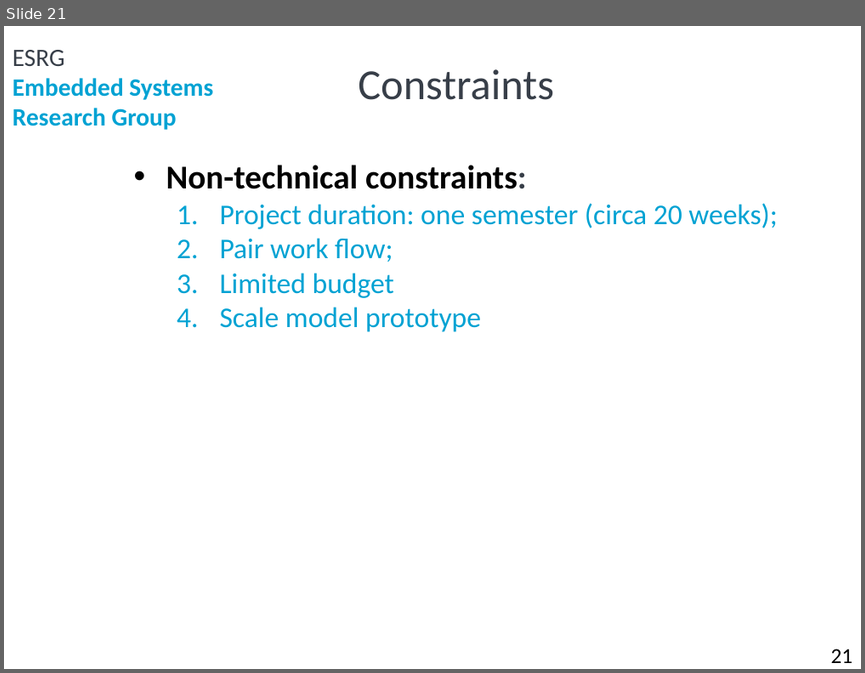
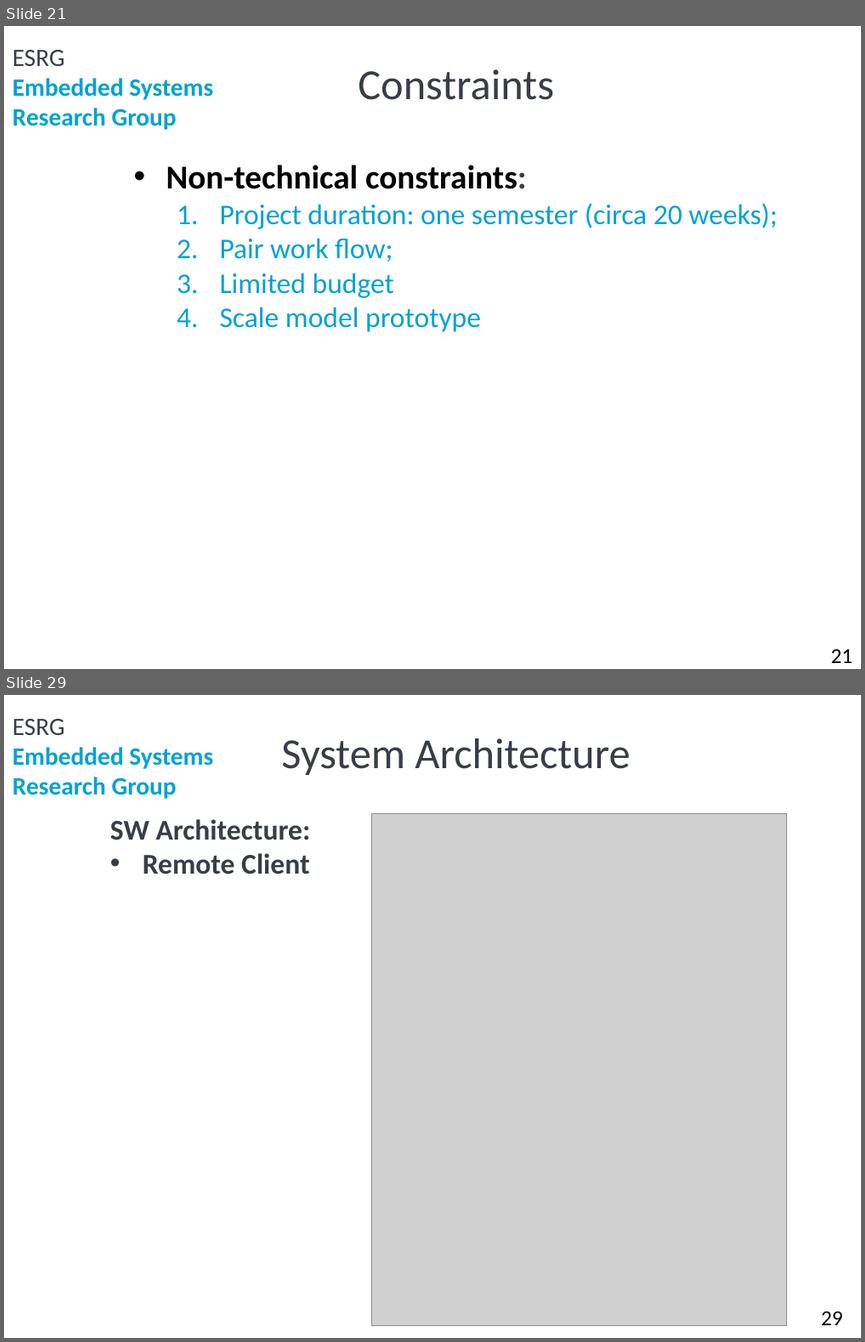
Before and after one commit to ElectroQuanta/MDO, a slide deck: Proj/presentations/Phase1_a50178_JosePires_a88258_HugoFreitas.pptx. Shown one above the other, each under a label of ours: slide 21 before the commit, slides 21 and 29 after it; the slides between them are not shown. The pictures are 865x673 and 865x1342 pixels, drawn with LibreOffice and Linux fonts; fonts in the diff are those of the drawing; grey boxes stand for pictures; background and template pictures are left out. Boxes give left, top, right and bottom in pixels: in the first picture for what was removed or moved away, otherwise in the second. Text is boxed around its words. In the diff, an @@ line names an element or a change of style, - is before the commit and + after.

```diff
--- a/Proj/presentations/Phase1_a50178_JosePires_a88258_HugoFreitas.pptx
+++ b/Proj/presentations/Phase1_a50178_JosePires_a88258_HugoFreitas.pptx
@@ slide 29 added at (4, 695, 861, 1338), background #FFFFFF; not listed: 2 template elements that a slide beside it also shows @@
@@ title added at (281, 738, 630, 775), 36 pt, text #373E48 @@
+System Architecture
@@ text added at (110, 819, 311, 874), 24 pt, text #373E48, bold @@
+SW Architecture:
+• Remote Client
@@ picture added at (371, 814, 786, 1326) @@
@@ page number added at (821, 1310, 843, 1325), 18 pt, text #000000 @@
+29
```
Also in this commit, not shown: 1 slide changed, 9 other slides added.
